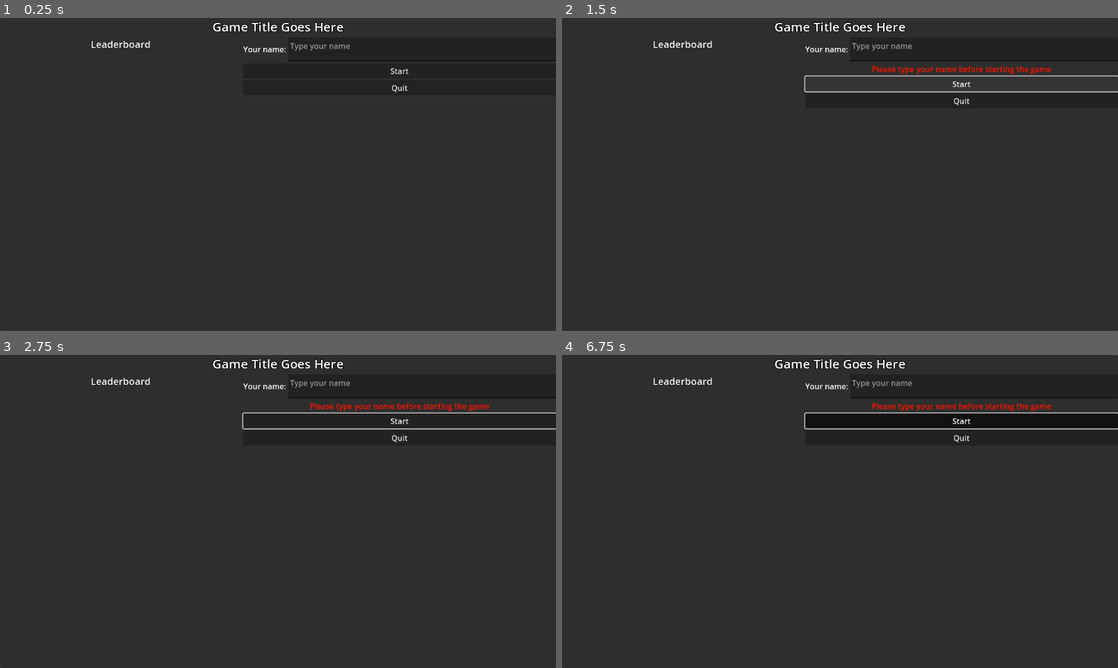
Above: before the commit, frames 1-4 (two rows, left to right).
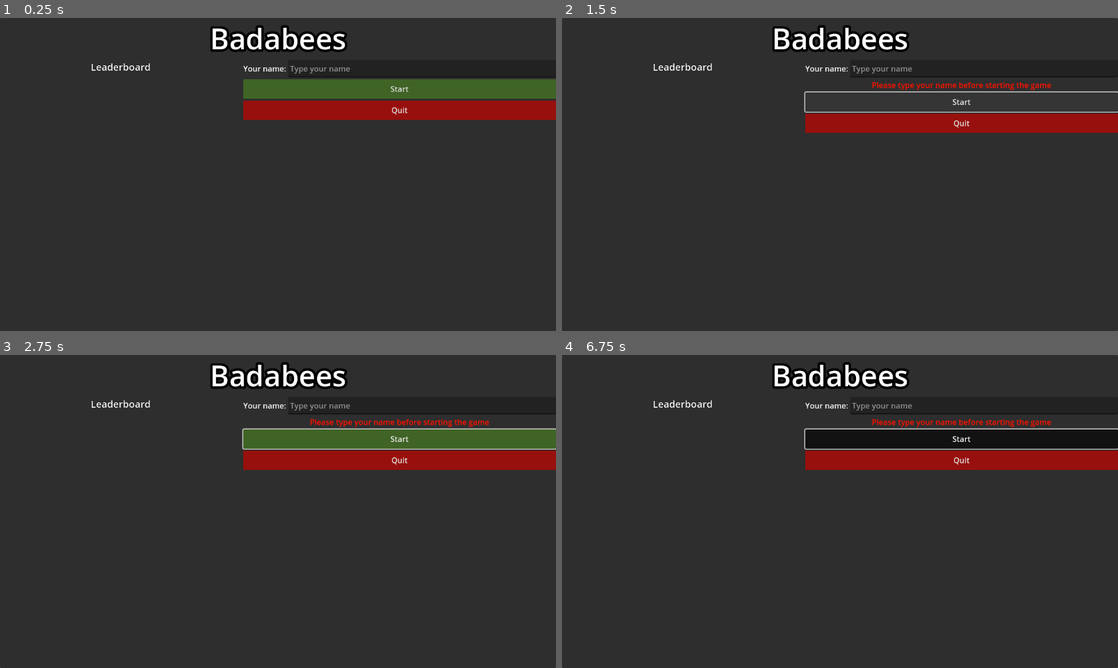
Above: after the commit, the same moments.

Repository: tanis2000/ld56-bees
Game: Godot game, scene res://src/ui/menu/menu.tscn
Same seed, same stepped clock (60 frames per second), same inputs: the game is played once before the commit and once after it.
Inputs (mouse positions are in pixels of both pictures, inside the frame that each line leads up to):
- Up to frame 1 (0.25 s): no input
- Up to frame 2 (1.5 s): click "Start" at 0.5 s; click "Start" at 1.25 s
- Up to frame 3 (2.75 s): tap Enter at 2 s; move the mouse to (400, 495) at 2.02 s; hold D (right) from 2.03 s (still down); hold 1 (bee) from 2.03 s (still down)
- Up to frame 4 (6.75 s): tap Space (shoot) at 2.75, 4.25, 5.75 s; move the mouse to (728, 527) at 2.77 s; release D (right) at 2.78 s; release 1 (bee) at 2.78 s; hold S (down) 2.78-3.53 s; tap 2 (bada) at 2.85 s; tap 1 (bee) at 3.05, 4.55, 5.3, 6.05 s; tap Enter at 3.5, 5 s; move the mouse to (895, 442) at 3.52 s; hold 1 (bee) 3.53-4.28 s; hold D (right) 3.53-5.03 s; move the mouse to (812, 574) at 4.27 s; tap 3 (bon) at 4.35 s; move the mouse to (1006, 558) at 5.02 s; hold 4 (boo) 5.03-5.78 s; hold A (left) 5.03-6.53 s; move the mouse to (673, 464) at 5.77 s; tap W (kb_input) at 5.85 s; move the mouse to (867, 511) at 6.52 s; hold S (down) from 6.53 s (still down); hold Space (shoot) from 6.53 s (still down)

The runs differ from the first frame. In frame 1, 9.2% of the frame differs, in the area x 16-100%, y 1-33%; in frame 2, 7.0%; in frame 3, 10%, in the area x 16-100%, y 1-37%; in frame 4, 9.4%.
Error in both runs: Invalid access to property or key 'members' on a base object of type 'Nil'. (res://src/ui/menu/menu.gd:28)

Commit message:
Tweaked gameplay

Diff:
--- a/src/main/main.gd
+++ b/src/main/main.gd
@@ -16,6 +16,7 @@
 
 var paused :=  true
 var spawn_timer := 8.0
+var waves_count := 0
 
 # Called when the node enters the scene tree for the first time.
 func _ready():
@@ -44,30 +45,35 @@
 	var enemy_count = get_tree().get_nodes_in_group("enemy").size()
 
 	if spawn_timer <= 0.0:
-		spawn_timer = 0.35 + 4 * (1.0 / (pow(max(0.0, Global.state.time_elapsed - 4.5), 1.66)/2000.0 + 5.0))
-		spawn_timer *= (1.0 / (pow(Global.state.time_elapsed/1200.0, 3.0) + 1.0)) + 0.02
-		spawn_timer *= 1.0 - (1.0 / (7.0 + pow(2.0, 22.0 - 0.5*Global.state.time_elapsed)))
-		spawn_timer *= 1.0 - (1.0 / (2.0*pow(Global.state.time_elapsed,0.4) - 7.0 + pow(2.0, 0.03*pow(Global.state.time_elapsed-50.0, 2.0))))
-		if Global.state.time_elapsed > 60.0 * 2.0:
-			if randf() < 0.05 + 0.05 * pow(Global.state.time_elapsed / 600.0, 0.5):
-				spawn_timer *= 4.0
-		spawn_timer *= 1.0 + 0.7 * pow(max(0, enemy_count - 6.0) / 5.0, 1.5) / (1.0 + (Global.state.time_elapsed / 600.0))
-		#spawn_timer *= 2.5
-		spawn_timer *= 7.5
+		# spawn_timer = 0.35 + 4 * (1.0 / (pow(max(0.0, Global.state.time_elapsed - 4.5), 1.66)/2000.0 + 5.0))
+		# spawn_timer *= (1.0 / (pow(Global.state.time_elapsed/1200.0, 3.0) + 1.0)) + 0.02
+		# spawn_timer *= 1.0 - (1.0 / (7.0 + pow(2.0, 22.0 - 0.5*Global.state.time_elapsed)))
+		# spawn_timer *= 1.0 - (1.0 / (2.0*pow(Global.state.time_elapsed,0.4) - 7.0 + pow(2.0, 0.03*pow(Global.state.time_elapsed-50.0, 2.0))))
+		# if Global.state.time_elapsed > 60.0 * 2.0:
+		# 	if randf() < 0.05 + 0.05 * pow(Global.state.time_elapsed / 600.0, 0.5):
+		# 		spawn_timer *= 4.0
+		# spawn_timer *= 1.0 + 0.7 * pow(max(0, enemy_count - 6.0) / 5.0, 1.5) / (1.0 + (Global.state.time_elapsed / 600.0))
+		# #spawn_timer *= 2.5
+		# spawn_timer *= 7.5
 
-		var randCountCap = 0.3 + 3.0 * pow(Global.state.time_elapsed / 100.0, 0.47) * (1.0 - (1.0 / (pow(Global.state.time_elapsed/1900.0, 1.5) + 1.0)))
-		var randT = 0.35 * (1.0 - (1.0/(Global.state.time_elapsed / 800.0 + 1.0)))
-		var randBase = randT + (1.0 - randT) * pow(randf(), 1.5)
-		var randCount = randBase * randCountCap
-		randCount += 1.0 * max(0.0, 1.0 - 0.05 * pow(Global.state.time_elapsed - 30.0, 2))
-		randCount *= 2.0
-		spawn_timer *= 0.9
+		# var randCountCap = 0.3 + 3.0 * pow(Global.state.time_elapsed / 100.0, 0.47) * (1.0 - (1.0 / (pow(Global.state.time_elapsed/1900.0, 1.5) + 1.0)))
+		# var randT = 0.35 * (1.0 - (1.0/(Global.state.time_elapsed / 800.0 + 1.0)))
+		# var randBase = randT + (1.0 - randT) * pow(randf(), 1.5)
+		# var randCount = randBase * randCountCap
+		# randCount += 1.0 * max(0.0, 1.0 - 0.05 * pow(Global.state.time_elapsed - 30.0, 2))
+		# randCount *= 2.0
+		# spawn_timer *= 0.9
+
+		spawn_timer = max(4, 7.0 - max(0, waves_count/10.0)) + randf_range(0, 3)
+		var randCount = randf_range(0, max(0, waves_count/10.0))
 		print(spawn_timer)
 		randCount = floor(randCount)
+		print(randCount)
 		for i in (1 + randCount):
-			var offset = 50.0 * Vector2(randf_range(-1,1), randf_range(-1,1))
+			var offset = Vector2(200 * randf_range(-1,1), 20 * randf_range(-1,1))
 			Utils.spawn(Wasp, wasps_home.position + offset, gameArea)
 			Global.spawn_count += 1
+		waves_count += 1
 
 func game_over():
 	paused = true
--- a/src/player/player.gd
+++ b/src/player/player.gd
@@ -234,7 +234,10 @@
 		pos.y += randf_range(-100, 100)
 		Utils.spawn(Bee, pos, Global.main.gameArea)
 	else:
-		Utils.spawn(ActionLabel, Vector2.ZERO, Global.main.actions, {t = "Not enough wax!"})
+		if bees.size() >= 5:
+			Utils.spawn(ActionLabel, Vector2.ZERO, Global.main.actions, {t = "You cannot have more bees!"})
+		else:
+			Utils.spawn(ActionLabel, Vector2.ZERO, Global.main.actions, {t = "Not enough wax!"})
 		Audio.play(preload("res://src/sfx/wrong.wav"), 0.8, 1.2)
 
 func do_pick_wax():
--- a/src/ui/menu/menu.tscn
+++ b/src/ui/menu/menu.tscn
@@ -1,10 +1,11 @@
-[gd_scene load_steps=5 format=3 uid="uid://brxs7ghae3fvq"]
+[gd_scene load_steps=7 format=3 uid="uid://brxs7ghae3fvq"]
 
 [ext_resource type="Script" path="res://src/ui/menu/menu.gd" id="1_t3okv"]
 
 [sub_resource type="LabelSettings" id="LabelSettings_bkjet"]
-font_size = 26
-outline_size = 5
+line_spacing = 10.0
+font_size = 60
+outline_size = 20
 outline_color = Color(0, 0, 0, 1)
 
 [sub_resource type="LabelSettings" id="LabelSettings_0ckuc"]
@@ -14,6 +15,12 @@
 
 [sub_resource type="LabelSettings" id="LabelSettings_2oihe"]
 font_color = Color(1, 0.0705882, 0, 1)
+
+[sub_resource type="StyleBoxFlat" id="StyleBoxFlat_btqoc"]
+bg_color = Color(0.252712, 0.392141, 0.147913, 1)
+
+[sub_resource type="StyleBoxFlat" id="StyleBoxFlat_oq3le"]
+bg_color = Color(0.595318, 0.0635309, 0.0528504, 1)
 
 [node name="Menu" type="Node2D"]
 script = ExtResource("1_t3okv")
@@ -34,7 +41,7 @@
 
 [node name="GameTitle" type="Label" parent="Panel/VBoxContainer"]
 layout_mode = 2
-text = "Game Title Goes Here"
+text = "Badabees"
 label_settings = SubResource("LabelSettings_bkjet")
 horizontal_alignment = 1
 
@@ -63,7 +70,7 @@
 text = "Your name:"
 
 [node name="NameTextEdit" type="TextEdit" parent="Panel/VBoxContainer/HBoxContainer/VBoxContainer/HBoxContainer"]
-custom_minimum_size = Vector2(100, 50)
+custom_minimum_size = Vector2(100, 36)
 layout_mode = 2
 size_flags_horizontal = 3
 size_flags_vertical = 0
@@ -78,11 +85,15 @@
 horizontal_alignment = 1
 
 [node name="StartButton" type="Button" parent="Panel/VBoxContainer/HBoxContainer/VBoxContainer"]
+custom_minimum_size = Vector2(0, 40)
 layout_mode = 2
+theme_override_styles/normal = SubResource("StyleBoxFlat_btqoc")
 text = "Start"
 
 [node name="QuitButton" type="Button" parent="Panel/VBoxContainer/HBoxContainer/VBoxContainer"]
+custom_minimum_size = Vector2(0, 40)
 layout_mode = 2
+theme_override_styles/normal = SubResource("StyleBoxFlat_oq3le")
 text = "Quit"
 
 [node name="HTTPRequest" type="HTTPRequest" parent="."]
